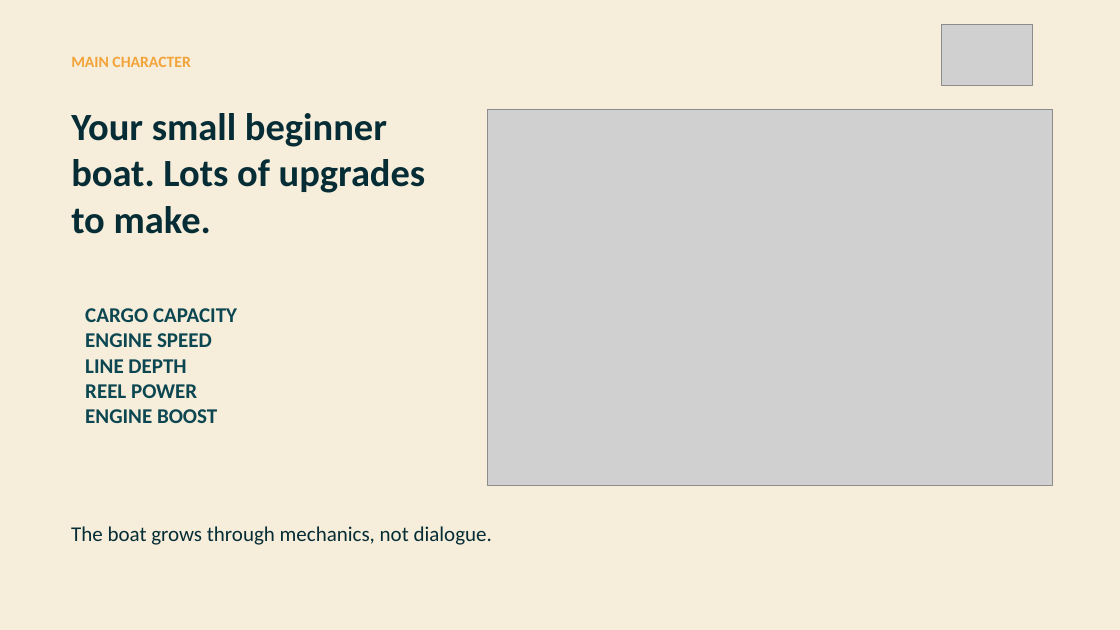
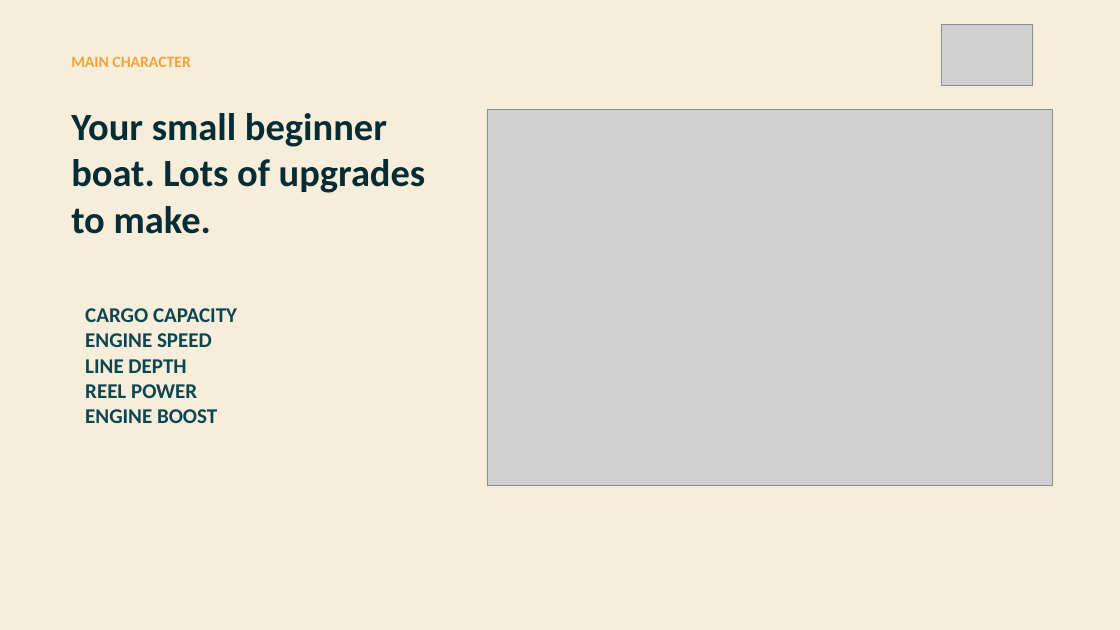
Before and after one commit to Prunty2/GameCompNew, a slide deck: slide 4 of output/presentation/FSHING-Elevator-Pitch.pptx. Drawn at 1120x630 pixels with LibreOffice and Linux fonts; fonts in the diff are those of the drawing; grey boxes stand for pictures. Boxes give left, top, right and bottom in pixels: in the first picture for what was removed or moved away, otherwise in the second. Text is boxed around its words. In the diff, an @@ line names an element or a change of style, - is before the commit and + after.

Commit message:
docs: remove character slide caption

```diff
--- a/output/presentation/FSHING-Elevator-Pitch.pptx
+++ b/output/presentation/FSHING-Elevator-Pitch.pptx
@@ text removed at <box>71,526,492,545</box> @@
-The boat grows through mechanics, not dialogue.
```
